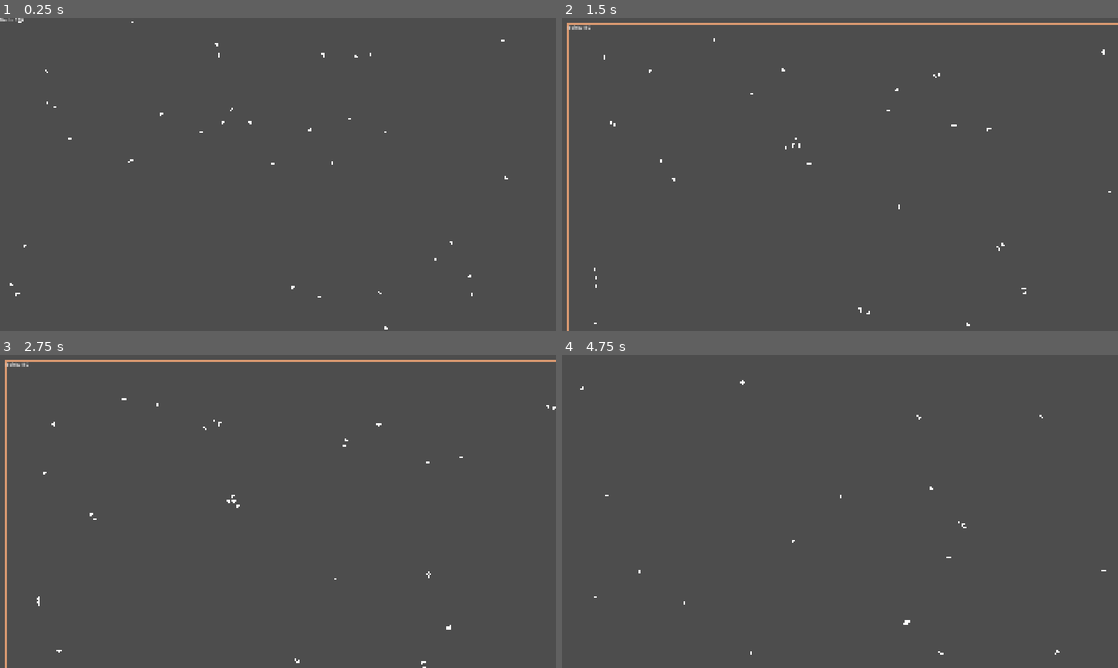
Above: before the commit, frames 1-4 (two rows, left to right).
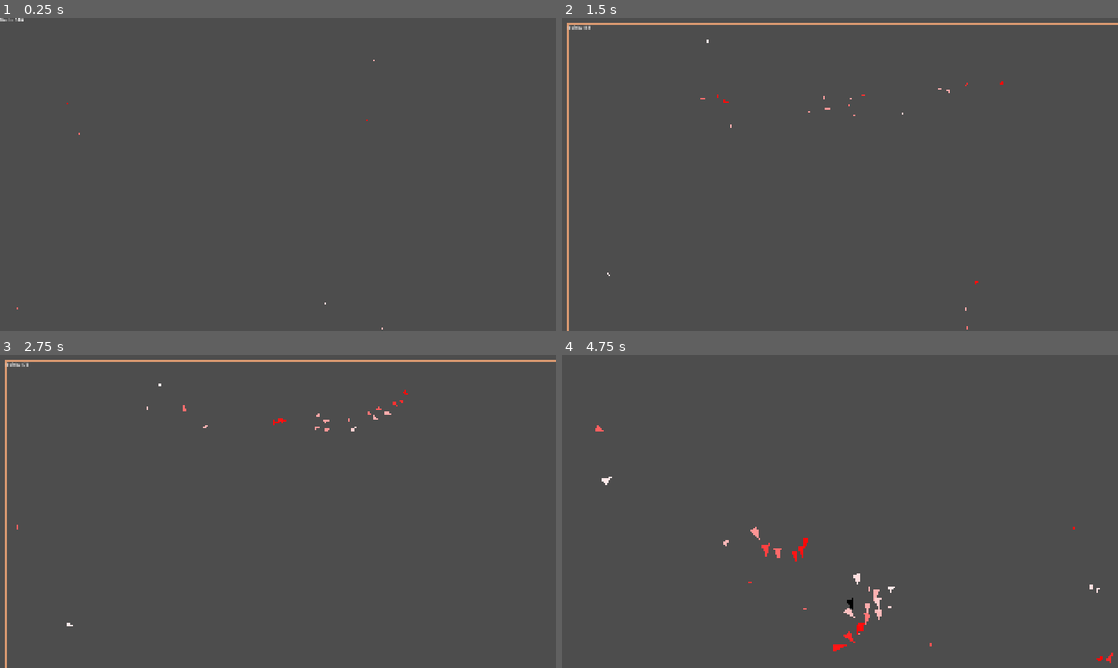
Above: after the commit, the same moments.

Repository: Kubota-Productions/pond-sim
Game: Godot game, scene res://DevScene.tscn
Same seed, same stepped clock (60 frames per second), same inputs: the game is played once before the commit and once after it.
Inputs (mouse positions are in pixels of both pictures, inside the frame that each line leads up to):
- Up to frame 1 (0.25 s): no input
- Up to frame 2 (1.5 s): move the mouse to (962, 158) at 0.52 s; click (962, 158) at 0.67 s; drag from (728, 190) to (812, 237) at 1.27 s
- Up to frame 3 (2.75 s): move the mouse to (333, 442) at 2.02 s; click (333, 442) at 2.17 s
- Up to frame 4 (4.75 s): drag from (812, 574) to (673, 464) at 2.77 s; move the mouse to (1006, 558) at 3.52 s; click (1006, 558) at 3.67 s; drag from (673, 464) to (756, 433) at 4.27 s

The runs differ from the first frame. In frame 1, 0.1% of the frame differs, in the area x 1-92%, y 0-100%; in frame 2, 0.2%; in frame 3, 0.3%; in frame 4, 0.7%, in the area x 3-100%, y 8-99%.
Error before the commit: Parse Error: Cannot find member "DEFAULT_BASE_SPEED" in base "BoidBase". (res://scripts/Boids/BoidSpeedModule.gd:137)

Commit message:
update

Diff:
--- a/Boid.tscn
+++ b/Boid.tscn
@@ -13,9 +13,10 @@
 [node name="FlockBoid" type="Node2D" unique_id=1400672770]
 script = ExtResource("1_ur8rf")
 modules = Array[ExtResource("2_7a3us")]([ExtResource("7_slkiq"), ExtResource("9_o8igv"), ExtResource("10_imadf"), ExtResource("5_bugqg"), ExtResource("4_dyl04"), ExtResource("8_2yvxm"), ExtResource("3_2qxn4")])
-perception_radius = 100.0
+perception_radius = 300.0
+separation_radius = 30.0
 separation_weight = 3.0
-alignment_weight = 4.0
-cohesion_weight = 4.0
+alignment_weight = 4.5
+cohesion_weight = 4.5
 edge_avoid_force = 1000.0
 edge_avoid_curve = 1.0
--- /dev/null
+++ b/BoidRenderer.gd
@@ -0,0 +1,116 @@
+extends MultiMeshInstance2D
+
+## Renders every BoidBase in ONE batched draw call instead of each boid
+## doing its own individual _draw() call. Once the O(n^2) simulation cost
+## was fixed, ~700 separate CanvasItem draw calls (one per boid, reissued
+## every single frame) became the next bottleneck — this replaces that with
+## a single MultiMesh draw regardless of how many boids exist.
+##
+## SETUP: add a MultiMeshInstance2D node to your scene and attach this
+## script to it. Leave that node's own Transform2D (position/rotation/scale)
+## at the default identity — this script reads each boid's GLOBAL
+## position/rotation/scale, so it doesn't matter where in the tree the
+## renderer node sits relative to the boids themselves, as long as the
+## renderer node itself isn't offset, rotated or scaled. Nothing else needs
+## configuring: the triangle mesh and the instance buffer are both built
+## and sized automatically.
+##
+## IMPORTANT: BoidBase no longer draws itself (see _compute_draw_color() in
+## BoidBase.gd) — this node is now the only thing putting boids on screen.
+
+## Extra instance slots kept allocated beyond the current boid count, so
+## population growth from breeding doesn't force a buffer resize on every
+## single birth.
+@export var capacity_headroom: int = 64
+
+
+func _ready() -> void:
+	multimesh = MultiMesh.new()
+	multimesh.transform_format = MultiMesh.TRANSFORM_2D
+	multimesh.use_colors = true
+	multimesh.mesh = _build_boid_mesh()
+	multimesh.instance_count = capacity_headroom
+
+
+func _process(_delta: float) -> void:
+
+	var boids: Array[BoidBase] = BoidBase.all_boids
+
+	_ensure_capacity(boids.size() + capacity_headroom)
+
+	var index: int = 0
+
+	for boid in boids:
+
+		if not is_instance_valid(boid):
+			continue
+
+		if boid.is_queued_for_deletion():
+			continue
+
+		multimesh.set_instance_transform_2d(
+			index,
+			Transform2D(
+				boid.global_rotation,
+				boid.global_scale,
+				0.0,
+				boid.global_position
+			)
+		)
+
+		multimesh.set_instance_color(
+			index,
+			boid.draw_color
+		)
+
+		index += 1
+
+	# Slots beyond `index` still hold stale data from a previous frame (or
+	# nothing at all), but visible_instance_count keeps them from being
+	# drawn, so there's no need to clear them out individually.
+	multimesh.visible_instance_count = index
+
+
+func _ensure_capacity(needed: int) -> void:
+
+	if multimesh.instance_count >= needed:
+		return
+
+	# Grow geometrically (double, or exactly what's needed if that's more)
+	# rather than by a fixed step, so a long-running simulation with lots of
+	# breeding doesn't pay for a buffer resize on every single new boid.
+	multimesh.instance_count = max(
+		needed,
+		multimesh.instance_count * 2
+	)
+
+
+func _build_boid_mesh() -> ArrayMesh:
+
+	# Matches the triangle every boid used to draw individually via
+	# draw_colored_polygon() in the old BoidBase._draw().
+	var points := PackedVector2Array([
+		Vector2(10, 0),
+		Vector2(-6, 5),
+		Vector2(-6, -5)
+	])
+
+	# Plain white vertex colors: MultiMesh multiplies the mesh's vertex
+	# color by each instance's set_instance_color(), so white here means
+	# the instance color comes through unmodified — same solid-color look
+	# as before.
+	var colors := PackedColorArray([
+		Color.WHITE,
+		Color.WHITE,
+		Color.WHITE
+	])
+
+	var arrays: Array = []
+	arrays.resize(Mesh.ARRAY_MAX)
+	arrays[Mesh.ARRAY_VERTEX] = points
+	arrays[Mesh.ARRAY_COLOR] = colors
+
+	var mesh := ArrayMesh.new()
+	mesh.add_surface_from_arrays(Mesh.PRIMITIVE_TRIANGLES, arrays)
+
+	return mesh
--- a/DevScene.tscn
+++ b/DevScene.tscn
@@ -4,8 +4,12 @@
 [ext_resource type="PackedScene" uid="uid://c2a8h4i0hl08u" path="res://Boid.tscn" id="2_215fb"]
 [ext_resource type="Script" uid="uid://7t46wu03ejvu" path="res://scripts/Camera/CameraController.gd" id="2_gqwpr"]
 [ext_resource type="Script" uid="uid://b77kp2x8fyr0k" path="res://scripts/Counter.gd" id="5_s3l4w"]
+[ext_resource type="Script" uid="uid://cnj81hb61xips" path="res://BoidRenderer.gd" id="5_uil01"]
 
 [node name="Node2D" type="Node2D" unique_id=1045617605]
+
+[node name="MultiMeshInstance2D" type="MultiMeshInstance2D" parent="." unique_id=583462039]
+script = ExtResource("5_uil01")
 
 [node name="Node2D" type="Node2D" parent="." unique_id=1176570652]
 script = ExtResource("1_bva37")
--- a/resources/BoidAgeModule.tres
+++ b/resources/BoidAgeModule.tres
@@ -6,7 +6,7 @@
 resource_local_to_scene = true
 script = ExtResource("1_dq62y")
 minimum_age = 4.0
-maximum_age = 25.0
+maximum_age = 40.0
 starting_size_ratio = 0.05
 growth_duration = 5.0
 metadata/_custom_type_script = "uid://b2nw0np8cywiq"
--- a/resources/BoidBreedingModule.tres
+++ b/resources/BoidBreedingModule.tres
@@ -4,7 +4,7 @@
 
 [resource]
 script = ExtResource("1_kogul")
-breeding_cooldown = 2.0
+breeding_cooldown = 5.0
 minimum_energy = 5.0
 energy_cost = 2.0
 metadata/_custom_type_script = "uid://dop4kt85bqs1k"
--- a/resources/BoidSizeModule.tres
+++ b/resources/BoidSizeModule.tres
@@ -7,4 +7,4 @@
 script = ExtResource("1_63gqn")
 min_size = 2.0
 max_size = 3.0
-clustering_weight = 4.0
+clustering_weight = 10.0
--- a/resources/BoidSpeedModule.tres
+++ b/resources/BoidSpeedModule.tres
@@ -5,6 +5,7 @@
 [resource]
 resource_local_to_scene = true
 script = ExtResource("1_10ss1")
-min_speed = 320.0
-max_speed = 1000.0
-clustering_weight = 4.0
+min_speed = 50.0
+max_speed = 500.0
+clustering_weight = 10.0
+similarity_range = 0.09999999999999999
--- a/resources/BoidsConsumptionModule.tres
+++ b/resources/BoidsConsumptionModule.tres
@@ -4,4 +4,4 @@
 
 [resource]
 script = ExtResource("1_2p0nm")
-minimum_predator_size = 0.5
+eating_distance = 2.0
--- a/scripts/Boids/BoidBase.gd
+++ b/scripts/Boids/BoidBase.gd
@@ -69,6 +69,16 @@
 ## so an O(module_count) scan there used to get multiplied by every single
 ## boid-pair check in the simulation.
 var _module_cache: Dictionary = {}
+
+## Reused every frame by _flock() so it doesn't allocate a fresh Array on
+## every single call (that's 700+ allocations/frame at 700 boids, since
+## flocking runs unconditionally for every boid every frame).
+var _nearby_scratch: Array[BoidBase] = []
+
+## Color this boid should be drawn with this frame, computed once here and
+## read by BoidRenderer's single batched draw call instead of each boid
+## doing its own draw_colored_polygon() call.
+var draw_color: Color = Color.WHITE
 
 
 # GLOBAL FLOCK
@@ -116,7 +126,14 @@
 		return
 
 	_grid_frame = current_frame
-	_grid.clear()
+
+	# Reuse each cell's existing bucket array instead of replacing it with a
+	# brand new Array every frame. Boids tend to stay in roughly the same
+	# handful of cells from one frame to the next, so this keeps the same
+	# backing arrays alive and just empties them, instead of allocating a
+	# fresh array per used cell (up to ~boid_count of them) every frame.
+	for cell in _grid.keys():
+		(_grid[cell] as Array).clear()
 
 	for boid in all_boids:
 
@@ -131,43 +148,57 @@
 		if not _grid.has(cell):
 			_grid[cell] = []
 
-		_grid[cell].append(boid)
-
-
-## Returns every valid, non-freed boid within `radius` of `center`,
-## including the caller if it's in range (callers should skip `other == self`
-## the same way they already did when iterating all_boids directly).
+		(_grid[cell] as Array).append(boid)
+
+
+## Fills `result` with every valid, non-freed boid within `radius` of
+## `center` (clearing it first), instead of returning a freshly allocated
+## array. Use this in hot paths — anything that runs every frame for every
+## boid, like _flock() — paired with a persistent scratch array on the
+## caller, to avoid allocating a new array on every single call.
+static func query_radius_into(
+	center: Vector2,
+	radius: float,
+	result: Array[BoidBase]
+) -> void:
+
+	_rebuild_grid_if_stale()
+
+	result.clear()
+
+	var cell_radius: int = int(ceil(radius / grid_cell_size))
+	var center_cell: Vector2i = _cell_coords(center)
+
+	for dx in range(-cell_radius, cell_radius + 1):
+
+		for dy in range(-cell_radius, cell_radius + 1):
+
+			var cell: Vector2i = center_cell + Vector2i(dx, dy)
+
+			if not _grid.has(cell):
+				continue
+
+			for boid in _grid[cell]:
+
+				if not is_instance_valid(boid):
+					continue
+
+				if boid.is_queued_for_deletion():
+					continue
+
+				result.append(boid)
+
+
+## Convenience wrapper for call sites that aren't hot paths (e.g. gated
+## behind a cooldown, so they don't run every frame for every boid) where
+## allocating a fresh array each call is fine.
 static func query_radius(
 	center: Vector2,
 	radius: float
 ) -> Array[BoidBase]:
 
-	_rebuild_grid_if_stale()
-
 	var result: Array[BoidBase] = []
-
-	var cell_radius: int = int(ceil(radius / grid_cell_size))
-	var center_cell: Vector2i = _cell_coords(center)
-
-	for dx in range(-cell_radius, cell_radius + 1):
-
-		for dy in range(-cell_radius, cell_radius + 1):
-
-			var cell: Vector2i = center_cell + Vector2i(dx, dy)
-
-			if not _grid.has(cell):
-				continue
-
-			for boid in _grid[cell]:
-
-				if not is_instance_valid(boid):
-					continue
-
-				if boid.is_queued_for_deletion():
-					continue
-
-				result.append(boid)
-
+	query_radius_into(center, radius, result)
 	return result
 
 
@@ -203,7 +234,7 @@
 	all_boids.append(self)
 	boid_count += 1
 
-	queue_redraw()
+	draw_color = _compute_draw_color()
 
 
 # EXIT TREE
@@ -290,7 +321,7 @@
 
 	scale = _get_scale()
 
-	queue_redraw()
+	draw_color = _compute_draw_color()
 
 	acceleration = Vector2.ZERO
 
@@ -309,13 +340,16 @@
 	var separation_radius_sq: float = separation_radius * separation_radius
 
 	# Was: loop every boid in the flock (O(n) per boid, O(n^2) total).
-	# Now: only boids the spatial grid says could plausibly be nearby.
-	var nearby: Array[BoidBase] = BoidBase.query_radius(
+	# Now: only boids the spatial grid says could plausibly be nearby,
+	# filled into a reused scratch array so this doesn't allocate every
+	# single frame for every boid.
+	BoidBase.query_radius_into(
 		position,
-		perception_radius
-	)
-
-	for other in nearby:
+		perception_radius,
+		_nearby_scratch
+	)
+
+	for other in _nearby_scratch:
 
 		if other == self:
 			continue
@@ -651,18 +685,19 @@
 		position.y = 0.0
 
 
-# DRAW
-func _draw() -> void:
-
-	var points: PackedVector2Array = PackedVector2Array([
-		Vector2(10, 0),
-		Vector2(-6, 5),
-		Vector2(-6, -5)
-	])
+# DRAW COLOR
+#
+# Boids no longer draw themselves individually — at hundreds of boids, one
+# CanvasItem._draw() call per boid (times one per frame, since the old code
+# called queue_redraw() unconditionally every frame) became the bottleneck
+# in its own right. BoidRenderer.gd now draws every boid in a single batched
+# MultiMesh draw call instead, reading position/rotation/scale directly and
+# this cached color, which still runs every module's modify_color() hook
+# exactly as before.
+func _compute_draw_color() -> Color:
 
 	var color: Color = Color.WHITE
 
-	# Give every module a chance to modify appearance.
 	for module in modules:
 
 		if module == null:
@@ -673,10 +708,7 @@
 			color
 		)
 
-	draw_colored_polygon(
-		points,
-		color
-	)
+	return color
 
 
 # GET SCALE
--- a/scripts/Boids/BoidBreedingModule.gd
+++ b/scripts/Boids/BoidBreedingModule.gd
@@ -8,6 +8,14 @@
 @export var breeding_radius: float = 30.0
 @export var breeding_cooldown: float = 10.0
 
+## How often a boid re-searches for a mate once its cooldown is up but no
+## mate was found nearby. Without this, a boid with no mate in range would
+## call _find_mate() (a grid query) on EVERY SINGLE FRAME indefinitely,
+## since breeding_timer only resets on a successful breed, not a failed
+## search — at high population counts that's a much bigger steady-state
+## cost than the cooldown alone suggests.
+@export var search_retry_interval: float = 0.25
+
 
 @export_group("Energy Requirements")
 
@@ -21,6 +29,12 @@
 
 
 var breeding_timer: float = 0.0
+
+## Reused across calls instead of letting _find_mate() allocate a fresh
+## array every time it runs.
+var _nearby_scratch: Array[BoidBase] = []
+
+var _search_retry_timer: float = 0.0
 
 
 # =============================================================
@@ -50,9 +64,16 @@
 	if boid.energy < minimum_energy:
 		return
 
+	# Throttle retries instead of searching again on every single frame
+	# while no mate is in range.
+	if _search_retry_timer > 0.0:
+		_search_retry_timer -= delta
+		return
+
 	var mate: BoidBase = _find_mate(boid)
 
 	if mate == null:
+		_search_retry_timer = search_retry_interval
 		return
 
 	_breed(boid, mate)
@@ -80,13 +101,15 @@
 	)
 
 	# Was: loop every boid in BoidBase.all_boids. Now: only boids the
-	# spatial grid says are actually within breeding_radius.
-	var nearby: Array[BoidBase] = BoidBase.query_radius(
+	# spatial grid says are actually within breeding_radius, filled into
+	# a reused array instead of allocating a new one each call.
+	BoidBase.query_radius_into(
 		boid.position,
-		breeding_radius
-	)
-
-	for other in nearby:
+		breeding_radius,
+		_nearby_scratch
+	)
+
+	for other in _nearby_scratch:
 
 		if other == boid:
 			continue
--- a/scripts/Boids/BoidIntelligenceModule.gd
+++ b/scripts/Boids/BoidIntelligenceModule.gd
@@ -1,11 +1,11 @@
 extends BoidModifierModule
-class_name BoidStaminaModule
-
-
-@export_group("Stamina")
-
-@export_range(0.0, 1.0) var min_stamina: float = 0.2
-@export_range(0.0, 1.0) var max_stamina: float = 1.0
+class_name BoidIntelligenceModule
+
+
+@export_group("Intelligence")
+
+@export_range(0.0, 1.0) var min_intelligence: float = 0.2
+@export_range(0.0, 1.0) var max_intelligence: float = 1.0
 
 
 @export_group("Breaks")
@@ -33,12 +33,19 @@
 ## How quickly break desire increases.
 @export var break_urge_growth: float = 1.5
 
+## How often a boid re-checks the group once it's past its preferred break
+## interval but hasn't found enough nearby boids ready for a break yet.
+## Without this, that check (a grid query) runs on EVERY SINGLE FRAME from
+## the moment the interval passes until a group break actually triggers —
+## which, at high population counts, is most of the flock most of the time.
+@export var group_check_retry_interval: float = 0.25
+
 
 # =============================================================
 # STATE
 # =============================================================
 
-var stamina: float = 1.0
+var intelligence: float = 1.0
 
 var time_since_break: float = 0.0
 var break_urge: float = 0.0
@@ -48,6 +55,12 @@
 
 var break_origin: Vector2
 
+## Reused across calls instead of letting _count_ready_boids() allocate a
+## fresh array every time it runs.
+var _nearby_scratch: Array[BoidBase] = []
+
+var _group_check_retry_timer: float = 0.0
+
 
 # =============================================================
 # INITIALIZE
@@ -55,9 +68,9 @@
 
 func initialize(boid: BoidBase) -> void:
 
-	stamina = randf_range(
-		min_stamina,
-		max_stamina
+	intelligence = randf_range(
+		min_intelligence,
+		max_intelligence
 	)
 
 	time_since_break = 0.0
@@ -90,14 +103,14 @@
 
 	time_since_break += delta
 
-	var stamina_factor: float = (
-		1.0 - stamina
+	var intelligence_factor: float = (
+		1.0 - intelligence
 	)
 
 	var preferred_interval: float = lerp(
 		break_interval_max,
 		break_interval_min,
-		stamina_factor
+		intelligence_factor
 	)
 
 	if time_since_break < preferred_interval:
@@ -124,6 +137,16 @@
 	# CHECK GROUP
 	# ---------------------------------------------------------
 
+	# Throttle the grid query instead of re-checking the group on every
+	# single frame once past preferred_interval. break_urge above still
+	# updates every frame from delta-accumulated time, so the ramp-up feel
+	# is unaffected — only how often we ask "is the group ready yet?" changes.
+	if _group_check_retry_timer > 0.0:
+		_group_check_retry_timer -= delta
+		return
+
+	_group_check_retry_timer = group_check_retry_interval
+
 	var ready_count: int = _count_ready_boids(boid)
 
 	if ready_count >= break_group_size:
@@ -162,29 +185,31 @@
 
 	# Was: loop every boid in BoidBase.all_boids (O(n) per call, and this
 	# is called from update() for potentially every boid). Now: only the
-	# boids the spatial grid says are actually within break_group_radius.
-	var nearby: Array[BoidBase] = BoidBase.query_radius(
+	# boids the spatial grid says are actually within break_group_radius,
+	# filled into a reused array instead of allocating a new one each call.
+	BoidBase.query_radius_into(
 		boid.position,
-		break_group_radius
-	)
-
-	for other in nearby:
+		break_group_radius,
+		_nearby_scratch
+	)
+
+	for other in _nearby_scratch:
 
 		if other == boid:
 			continue
 
 
-		var other_stamina: BoidStaminaModule = (
+		var other_intelligence: BoidIntelligenceModule = (
 			other.get_module_by_type(
-				BoidStaminaModule
+				BoidIntelligenceModule
 			)
 		)
 
-		if other_stamina == null:
+		if other_intelligence == null:
 			continue
 
 
-		if other_stamina.is_taking_break:
+		if other_intelligence.is_taking_break:
 			continue
 
 
@@ -198,7 +223,7 @@
 			continue
 
 
-		if other_stamina.break_urge > 0.0:
+		if other_intelligence.break_urge > 0.0:
 			count += 1
 
 
--- a/scripts/Boids/BoidSpeedModule.gd
+++ b/scripts/Boids/BoidSpeedModule.gd
@@ -24,11 +24,6 @@
 ## 1 = fastest.
 var speed_factor: float = 0.0
 
-# True when this module's genetic value was copied from a parent by
-# BoidBreedingModule via prepare_offspring(). Prevents initialize()
-# from re-rolling a random value over the inherited one.
-var _inherited: bool = false
-
 
 # =============================================================
 # INITIALIZE
@@ -36,11 +31,10 @@
 
 func initialize(boid: BoidBase) -> void:
 
-	if not _inherited:
-		speed = randf_range(
-			min_speed,
-			max_speed
-		)
+	speed = randf_range(
+		min_speed,
+		max_speed
+	)
 
 	if max_speed <= min_speed:
 		speed_factor = 1.0
@@ -125,23 +119,7 @@
 	current_speed: float
 ) -> float:
 
-	# NOTE: previously this returned `speed` outright, which silently
-	# discarded any multiplier already applied by a module earlier in
-	# the array (e.g. BoidIntelligenceModule's break slowdown) — the
-	# result depended entirely on module order in the inspector.
-	#
-	# Instead, treat `current_speed` as an accumulated multiplier chain
-	# relative to BoidBase's known default base speed, and apply this
-	# module's speed on top of that ratio. This makes the result the
-	# same regardless of where BoidSpeedModule sits in the modules array.
-	if BoidBase.DEFAULT_BASE_SPEED <= 0.0:
-		return speed
-
-	var multiplier: float = (
-		current_speed / BoidBase.DEFAULT_BASE_SPEED
-	)
-
-	return speed * multiplier
+	return speed
 
 
 # =============================================================
@@ -160,41 +138,3 @@
 		Color.RED,
 		speed_factor
 	)
-
-
-# =============================================================
-# OFFSPRING
-# =============================================================
-
-func prepare_offspring(
-	offspring: BoidBase,
-	parent_a: BoidBase,
-	parent_b: BoidBase
-) -> void:
-
-	# Marks this module so initialize() doesn't overwrite the value
-	# applied by apply_inherited_state() (below) with a fresh random roll.
-	_inherited = true
-
-
-# =============================================================
-# INHERITED STATE
-# =============================================================
-# duplicate(true) does not copy non-@export vars, so `speed` would
-# otherwise come back at its script default (0.0) instead of the
-# parent's actual rolled value — leaving offspring unable to move at
-# all. BoidBreedingModule captures this on the live parent module and
-# re-applies it here on the offspring's copy.
-
-func get_inherited_state() -> Dictionary:
-	return {
-		"speed": speed,
-		"speed_factor": speed_factor,
-	}
-
-
-func apply_inherited_state(state: Dictionary) -> void:
-	if state.has("speed"):
-		speed = state["speed"]
-	if state.has("speed_factor"):
-		speed_factor = state["speed_factor"]
--- a/scripts/Boids/BoidsConsumptionModule.gd
+++ b/scripts/Boids/BoidsConsumptionModule.gd
@@ -9,6 +9,14 @@
 @export var eating_distance: float = 12.0
 @export var consumption_cooldown: float = 2.0
 
+## How often a boid re-searches for food once it's hungry but has no
+## current target. Without this, any predator-sized boid with no target
+## calls _find_food() (a grid query) on EVERY SINGLE FRAME until it finds
+## something — the cooldown only applies after a successful meal, so this
+## is the actual steady-state hot path, not the occasional check it looks
+## like at a glance.
+@export var search_retry_interval: float = 0.25
+
 
 @export_group("Size Requirement")
 
@@ -34,6 +42,12 @@
 
 var target: BoidBase = null
 var consumption_timer: float = 0.0
+
+## Reused across calls instead of letting _find_food() allocate a fresh
+## array every time it runs.
+var _nearby_scratch: Array[BoidBase] = []
+
+var _search_retry_timer: float = 0.0
 
 
 # INITIALIZE
@@ -99,7 +113,16 @@
 
 	if not is_instance_valid(target):
 
-		target = _find_food(boid)
+		# Throttle retries instead of searching again on every single
+		# frame while no target is in range.
+		if _search_retry_timer > 0.0:
+
+			_search_retry_timer -= delta
+
+		else:
+
+			target = _find_food(boid)
+			_search_retry_timer = search_retry_interval
 
 
 	# --------------------------------------------------
@@ -142,13 +165,15 @@
 	)
 
 	# Was: loop every boid in BoidBase.all_boids. Now: only boids the
-	# spatial grid says are actually within detection_radius.
-	var nearby: Array[BoidBase] = BoidBase.query_radius(
+	# spatial grid says are actually within detection_radius, filled into
+	# a reused array instead of allocating a new one each call.
+	BoidBase.query_radius_into(
 		boid.position,
-		detection_radius
-	)
-
-	for other in nearby:
+		detection_radius,
+		_nearby_scratch
+	)
+
+	for other in _nearby_scratch:
 
 		if other == boid:
 			continue
Not shown, added: BoidRenderer.gd.uid
